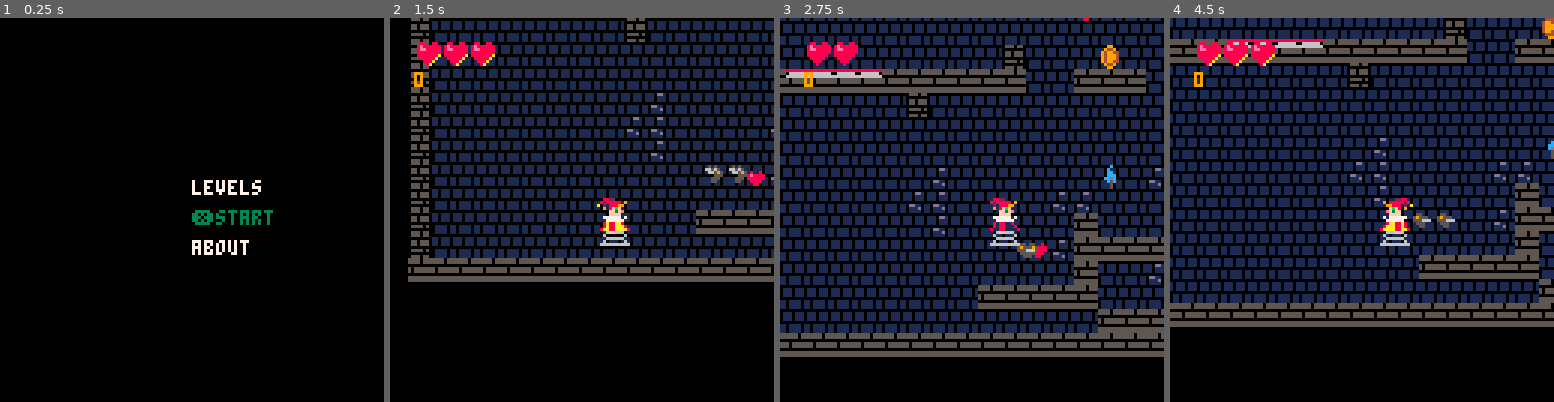
Above: before the commit, frames 1-4 (left to right).
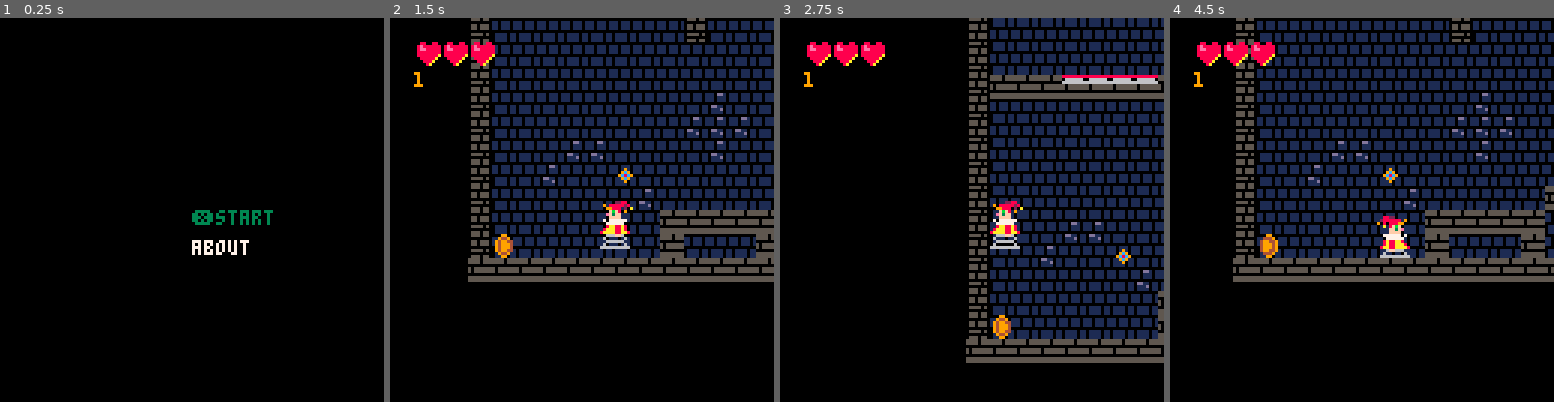
Above: after the commit, the same moments.

Repository: scorp66/pico
Game: PICO-8 cartridge jack_1_5.p8
Two runs of this game, one before a commit and one after it. Both use one fixed random seed, a clock stepped at 60 frames per second and the inputs below.
Inputs:
- Up to frame 1 (0.25 s): no input
- Up to frame 2 (1.5 s): tap X (X key) at 0.33, 1.07 s
- Up to frame 3 (2.75 s): tap X (X key) at 1.85 s; hold Up 2.15-2.42 s
- Up to frame 4 (4.5 s): tap X (X key) at 2.97, 4.08 s; hold Down 3.63-3.97 s

The runs differ from the first frame. In frame 1, 0.3% of the frame differs, in the area x 50-68%, y 42-47%; in frame 2, 20%; in frame 3, 56%, in the area x 0-100%, y 0-90%; in frame 4, 53%.

Commit message:
Revert "Merge branch 'master' of https://github.com/pico-8-tg/pico"
This reverts commit 5722dac6787641fe1ba99e2710acf3f5524e3dfb, reversing
changes made to 3c1fbc0458baf243c7017f91db8fb07314b73122.

Diff:
--- a/jack_1_6.p8
+++ b/jack_1_5.p8
@@ -8,7 +8,6 @@
 col = {} -- colide position
 max_colide_count = 2
 hero.hp = 3
-hero.is_crouch = false
 hero.coins = 0;
 hero.x = 3*8
 hero.y = 61*8
@@ -26,7 +25,7 @@
 
 hero.sx = 1 -- speed
 hero.sy = 1 -- speed
-jump_power = 3.9
+jump_power = 4
 hero.on_flore = false
 gravity = 0.3
 time_damage = 1
@@ -54,9 +53,7 @@
 my_time=0
 mm_pos = 0
 mm_status = 0
-mm_max_button = 3
-lm_pos = 0
-lm_max_button = 2
+mm_max_button = 2
 tr_str = ""
 cur_point = 0
 xpow = 1
@@ -69,16 +66,23 @@
 point_zone = find_point_zone(1)
 button_zone = find_point_zone(16)
 chains_zone = find_point_zone(66)
-chains_ex()
 torch_arr = find_point_zone(48)
 heart_arr = find_point_zone(80)
 coin_arr = find_point_zone(96)
 enemy_arr = find_point_zone(132)
+off_points(enemy_arr,68)
 enemy_ex()
-
-end
-
-
+chains_ex()
+end
+
+function enemy_ex()
+for i = 0, #enemy_arr, 1 do
+enemy_arr[i].x *= 8
+enemy_arr[i].y *= 8
+enemy_arr[i].sx = 1
+enemy_arr[i].sy = 0
+end
+end
 -->8
 --update
 function _update()
@@ -89,11 +93,9 @@
  if(stat(16) == -1 and
  stat(16)== -1 and
  stat(16) == -1) then
- //music(0)
+ music(0)
  end
  game_update()
-elseif mm_status == 3 then
- level_menu_update()
 else
  game_over_update()
  end
@@ -112,46 +114,17 @@
 mm_pos = (mm_pos+1)%mm_max_button
 end
 
-if btnp(❎) then
+if btnp(5) then
 sfx(56)
 mm_status = mm_pos+1
 end
 
-end
-
-
-function level_menu_update()
-
-if btnp(⬆️) then
-sfx(56)
-lm_pos = lm_pos <= 0 and lm_max_button-1
-                     or lm_pos-1
-end
-
-if btnp(⬇️) then
-sfx(56)
-lm_pos = (lm_pos+1)%lm_max_button
-end
-
-if btnp(❎) then
-sfx(56)
-if lm_pos == 1 then
- set_lvl(1)
-end
-
- mm_status = 1
-
-end
 end
 
 function game_update()
 key_control()
 my_time+=1
 
---if (flr(hero.x) == flr(endlvl_x) and
---    flr(hero.y) == flr(endlvl_y)) then
---set_lvl(1)
---end
 update_enemy(enemy_arr)
 
 
@@ -201,12 +174,10 @@
 -->8
 --movement
 function key_control()
-crouch =
-      hero.is_crouch and 0 or 1
 
 --save zone
 update_ex_h(hero)
-col = collide(ex_hero,1,is_b,1,crouch)
+col = collide(ex_hero,1,is_b,1,1)
 if col ~= nil and col.x ~= nil
  then
 sfx(62)
@@ -226,7 +197,7 @@
 
 --♥eard
 update_ex_h(hero)
-col = collide(ex_hero,80,is_b,1,crouch)
+col = collide(ex_hero,80,is_b,1,1)
 if col ~= nil and col.x ~= nil
  then
    update_point(col,heart_arr,68,
@@ -237,7 +208,7 @@
 --coin
 
 update_ex_h(hero)
-col = collide(ex_hero,96,is_b,1,crouch)
+col = collide(ex_hero,96,is_b,1,1)
 if col ~= nil and col.x ~= nil
  then
    update_point(col,coin_arr,68,
@@ -247,7 +218,7 @@
 
 --button zone
 update_ex_h(hero)
-col = collide(ex_hero,16,is_b,1,crouch)
+col = collide(ex_hero,16,is_b,1,1)
 if col ~= nil and col.x ~= nil
  then
 update_point(col,button_zone,84,
@@ -260,7 +231,7 @@
 
 --thorns
 update_ex_h(hero)
-col = dist_to_col(ex_hero,2,is_b2,1,crouch)
+col = dist_to_col(ex_hero,2,is_b2,1,1)
 if ((col  ~= nil and
 col.x <= hero.sx) or
 (col  ~= nil and
@@ -294,10 +265,10 @@
 function hero_move()
 update_ex_h(hero)
 ex_hero.sx = sgn(hero.sx)
-colx = dist_to_col(ex_hero,1,is_b2,1,crouch)
+colx = dist_to_col(ex_hero,1,is_b2,1,1)
 update_ex_h(hero)
 ex_hero.sy = sgn(hero.sy)
-coly = dist_to_col(ex_hero,1,is_b2,1,crouch)
+coly = dist_to_col(ex_hero,1,is_b2,1,1)
 hero.sy += gravity
 
 if coly ~= nil then
@@ -318,8 +291,7 @@
 colx.x+(4*xd) <= hero.sx
  then
 if (hero.sy == 0  and
- coly.y-9 >= 0) or
- hero.is_crouch
+ coly.y-9 >= 0)
   then
   hero.sx *= -1
   else
@@ -336,14 +308,11 @@
 ex_hero.sy = -1
 coly = dist_to_col(ex_hero,1,is_b2,1,1)
 if(btnp(⬆️)
- and not hero.is_crouch
  and hero.on_flore)
  and coly == nil then
  sfx(55)
  hero.sy -= jump_power
 end
-
-
 
 hero.x += hero.sx*xpow
 hero.y += hero.sy
@@ -354,26 +323,11 @@
 hero.on_flore = hero.sy == 0 and
  coly ~= nil and coly.y-9 >= 0
 --
-
-update_ex_h(hero)
-ex_hero.sy = -1
-col = dist_to_col(ex_hero,1,
-                     is_b2,1,0)
-
-
-hero.is_crouch = false
-if  btn(⬇️) or
-(col ~= nil and abs(col.y) > 1) then
-hero.is_crouch = true
-end
-
-
 normalize_hero_pos()
 end
 
 function normalize_hero_pos()
-if hero.sy == 0
-and not hero.is_crouch  then
+if hero.sy == 0  then
  hero.y = flr(hero.y/8)*8
 end
 end
@@ -384,7 +338,6 @@
 coly = dist_to_col(ex_hero,1,is_b2,1,1)
 if btnp(⬆️)  and hero.sy > 0 and
 coly == nil
-and not hero.is_crouch
 then
 hero.sy -= jump_power*1.25
 hero.sx *= -1
@@ -655,14 +608,14 @@
 
 obj_m = {}
 obj_m.x = (obj.x+7)/8
-obj_m.y = (obj.y+4)/8
+obj_m.y = (obj.y+5)/8
 
 local result = {}
 c = {} -- colide position
 c.x= 8*flr(obj_m.x)+(obj.sx*8)
 c.y= 8*flr(obj_m.y)+(obj.sy*8)
 
-for j=0,y_lim,1 do
+for j=y_lim,0,-1 do
  for i=0,x_lim,1 do
   if is_m(c.x+(8*i),c.y+(8*j),n) == n
   then
@@ -710,94 +663,33 @@
 -->8
 --웃nemy
 function update_enemy(pz)
-if(#pz > 0) then
+
  for i = 0, #pz, 1 do
-  pz[i].speed = 0.3
   pz[i].is_active = true
 
-  if pz[i].undergr then
-  undrgr_enemy(pz[i])
-  else
-  fly_walk_enemy(pz[i])
-  end
-
-  pz[i].x += pz[i].sx
-                * pz[i].speed
-
-  spike = (pz[i].undergr and
-         not pz[i].is_active )
-                    and 8 or 0
+  pz[i].sy = 1
+  col2 = dist_to_col(pz[i],1,is_b2,0,0)
+  pz[i].sy = 0
+  col = dist_to_col(pz[i],1,is_b2,0,0)
+
+  if(col ~= nil or col2 == nul)
+   then
+  pz[i].sx *= -1
+  end
+
+  pz[i].x += pz[i].sx * 0.3
+
 
   --damage
   if pz[i].x >= hero.x and
     pz[i].x < hero.x+16 and
-    pz[i].y >= hero.y-spike and
-    pz[i].y < hero.y+16+spike
+    pz[i].y >= hero.y and
+    pz[i].y < hero.y+16
     and not save_form then
  hero.hp-=1
  sfx(58)
  save_form = true
   end
-end
-end
-end
-
-function undrgr_enemy(enemy)
-
-enemy.sy = 0
-col = dist_to_col(enemy,1,is_b2,0,0)
-if col == nil then
-enemy.sx *= -1
-end
-
-enemy.is_active = true
-if(abs(hero.x-enemy.x) <= 15) then
-enemy.speed = 0
-enemy.is_active =
-   not (abs(hero.x-enemy.x) <= 6)
-end
-
-end
-
-function fly_walk_enemy(enemy)
-enemy.sy = 1
-  col2 = dist_to_col(enemy,1,is_b2,0,0)
-  enemy.sy = 0
-  col = dist_to_col(enemy,1,is_b2,0,0)
-
-  if(col ~= nil or
-   (col2 == nil
-   and not enemy.flyaible))
-   then
-  enemy.sx *= -1
-  end
-end
-
-function enemy_ex()
-if #enemy_arr > 0 then
-for i = 0, #enemy_arr, 1 do
-
-enemy_arr[i].img =
-           mget(enemy_arr[i].x,
-             enemy_arr[i].y)
-mset(enemy_arr[i].x,
-             enemy_arr[i].y,68)
-enemy_arr[i].x *= 8
-enemy_arr[i].y *= 8
-enemy_arr[i].sx = 1
-enemy_arr[i].sy = 0
-col2 = dist_to_col(
-enemy_arr[i],1,is_b2,0,0)
-enemy_arr[i].flyaible =
-      enemy_arr[i].img == 53
-enemy_arr[i].undergr =
-      enemy_arr[i].img == 56
-enemy_arr[i].max_f =
-           enemy_arr[i].flyaible
-                      and 2 or 3
-enemy_arr[i].sy = 0
-enemy_arr[i].sx = 1
-end
 end
 end
 -->8
@@ -862,8 +754,6 @@
  main_menu()
  elseif mm_status == 1 then
  level_draw()
- elseif mm_status == 3 then
- level_menu_draw()
  else
  game_over()
  end
@@ -881,22 +771,9 @@
 print(mm_pos==1 and'❎about'or
  'about',hero.x,hero.y+10,
        mm_pos == 1 and 3 or 7)
-print(mm_pos== 2 and'❎levels'or
- 'levels',hero.x,hero.y-10,
-       mm_pos == 2  and 3 or 7)
-end
-
-function level_menu_draw()
-print(lm_pos==0 and'❎level 1'or
- 'level 1',hero.x,hero.y,
-         lm_pos == 0 and 3 or 7)
-print(lm_pos==1 and'❎level 2'or
- 'level 2',hero.x,hero.y+10,
-       lm_pos == 1 and 3 or 7)
 end
 
 function level_draw()
-
 map(0,0,0,0,100,100)
 
 if time_damage%2 == 0 then
@@ -924,26 +801,12 @@
 
 function _draw_enemy(arr)
 
-if(#arr > 0) then
+
 for i=0,#arr,1 do
-spr(
-flr(arr[i].img + (my_time/4)
-                 %arr[i].max_f),
-arr[i].x,arr[i].y,1,1,
-sgn(arr[i].sx) == 1,
-false)
-
-if not arr[i].is_active then
-spr(59,
-arr[i].x,
-arr[i].y - sgn(arr[i].y-hero.y)*8,
-1,1,
-false,
-sgn(arr[i].y-hero.y) < 0)
-
-end
-
-end
+sspr (0,24,
+8,8,
+arr[i].x,arr[i].y,8,8,
+sgn(arr[i].sx) == 1,false)
 end
 
 end
@@ -955,22 +818,22 @@
 frame = flr(img) % max_frame
 end
 
-update_ex_h(hero)
-ex_hero.sy = -1
-col = dist_to_col(ex_hero,1,
-                     is_b2,1,0)
-if(col ~= nil) then
-print(col.y,hero.x+16,hero.y+8)
-
-end
-
-sspr (hero.is_crouch and
-48 or frame*16,0,
+
+enemy_arr[0].sy = 0
+col = dist_to_col(enemy_arr[0]
+              ,1,is_b2,0,0)
+if col ~= nil then
+print(col.x,hero.x,hero.y+16)
+print(col.y,hero.x,hero.y+8)
+
+print(enemy_arr[0].x/8,hero.x,hero.y-16)
+print(enemy_arr[0].y/8,hero.x,hero.y-8)
+end
+
+sspr (frame*16,0,
 16,16,
-hero.x+3,
-hero.y- (hero.is_crouch and -4 or
-((2-frame)*2))
-,16,16,
+//+3 empty pixels on hero sprite
+hero.x+3,hero.y-((2-frame)*2)+1,16,16,
 sgn(hero.sx) == -1,false)
 
 if img >= max_frame then
@@ -1036,11 +899,12 @@
 
 function set_lvl(lvl_num)
 
+
  map_parse(levels[lvl_num*2-1],0)
  map_parse(levels[lvl_num*2],32)
 
  level_initialiation()
- startl = find_point_zone(32)[0]
+ startl = find_point_zone(33)[0]
  hero.x = startl.x*8 - 8
  hero.y = startl.y*8 - 8
 
@@ -1201,7 +1065,7 @@
 
 
 __gff__
-0000000000000000000000000050505000000000000000000000000060606060000000000000000000000000000000048400000000840000840000040000000202000000003020200000000000000000040200001010000100000000000000004242042100012000000000000000000008080042420000000000000000000000
+0000000000000000000000000050000000000000000000000000000060000000000000000000000000000000000000048484840000000000000000000000000202000000003020200000000000000000040200001010000100000000000000004242042100012100000000000000000008080042420000000000000000000000
 0000000000000000000000000000000000000000000000000000000000000000000000000000000000000000000000000000000000000000000000000000000000000000000000000000000000000000000000000000000000000000000000000000000000000000000000000000000000000000000000000000000000000000
 __map__
 4444444444444444444444444444444444444444444444444444444444444444444444444444444444444444444444444444444444444444444444444444444444444444444444444444444444444444444444444444444444444444444444444444444444444444444444444444444444444444444444444444444444444444
Not shown, changed: 31 lines of the sprite sheet (__gfx__) section of jack_1_5.p8
